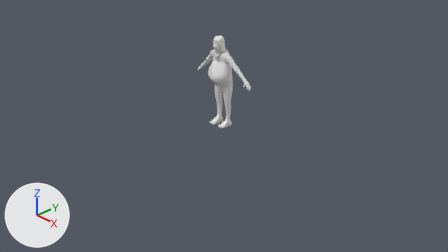
One commit to the Blender file assets/models/human_elder_male/human_elder_male_fat.blend: the scene before it, then after it.
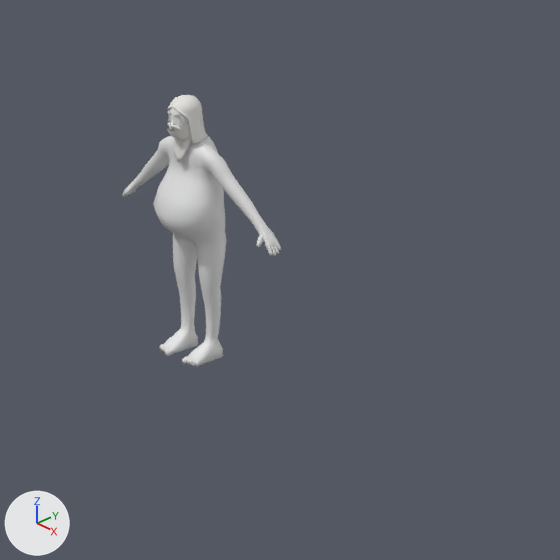
There are two pictures of each version: one from the file's camera 'Camera', one close up on the part from 35% to 77% of the width and 1% to 77% of the height. Lighting does not change. The marker at lower left points along +X, +Y and +Z. The last two pictures show the newer version.

Before the edit, the objects in view are built like this:
```python
me_body = bpy.data.meshes.new('Body')
me_body.from_pydata(...)  # 1139 vertices, 1146 faces; spans x -0.66..0.66, y -0.28..0.14, z -0.02..1.65
me_body.polygons.foreach_set('use_smooth', [True] * 1146)
me_hair_long_white_beard = bpy.data.meshes.new('Hair_long_white_beard')
me_hair_long_white_beard.from_pydata(...)  # 859 vertices, 826 faces; spans x -0.101..0.102, y -0.226..0.04, z 1.269..1.662
me_hair_long_white_beard.polygons.foreach_set('use_smooth', [True] * 826)
me_hair_long_white_beard.materials.append(mat_hairwhite)  # white #e7e6e2
ob_body = bpy.data.objects.new('Body', me_body)
ob_body.location = (0.0, 0.0, 0.0)
ob_hair_long_white_beard = bpy.data.objects.new('Hair_long_white_beard', me_hair_long_white_beard)
ob_hair_long_white_beard.location = (0.0, 0.0, 0.0)
```
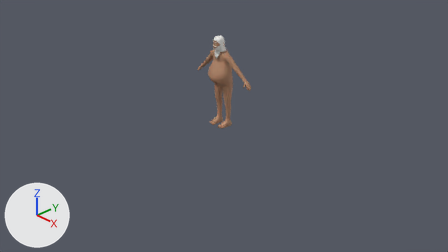
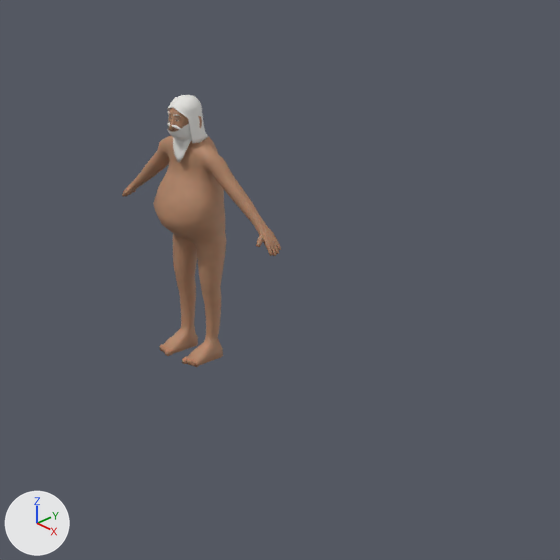
Location of each change, [x1, y1, x2, y2] in pixels of the close-ups (560 x 560 px):
'Body', recoloured (white to brown): [122, 107, 281, 367] in both

The change, as a diff of the scene's bpy script:
```diff
--- a/assets/models/human_elder_male/human_elder_male_fat.blend.py
+++ b/assets/models/human_elder_male/human_elder_male_fat.blend.py
@@ img_human_elder_male_roughness_png @@
+img_human_elder_male_roughness_png = load_image('human_elder_male_Roughness.png', 'human_elder_male_Roughness.png', 1024, 1024, 'Non-Color')
@@ img_human_elder_male_color_png @@
+img_human_elder_male_color_png = load_image('human_elder_male_Color.png', 'human_elder_male_Color.png', 1024, 1024, 'sRGB')
@@ img_human_elder_male_normal_png @@
+img_human_elder_male_normal_png = load_image('human_elder_male_Normal.png', 'human_elder_male_Normal.png', 1024, 1024, 'Non-Color')
@@ mat_skin @@
+mat_skin = bpy.data.materials.new('Skin')
+# uses the picture img_human_elder_male_color_png
+# uses the picture img_human_elder_male_normal_png
+# uses the picture img_human_elder_male_roughness_png
@@ me_body @@
 me_body.from_pydata(...)  # 1139 vertices, 1146 faces; spans x -0.66..0.66, y -0.28..0.14, z -0.02..1.65
+me_body.materials.append(mat_skin)
```
